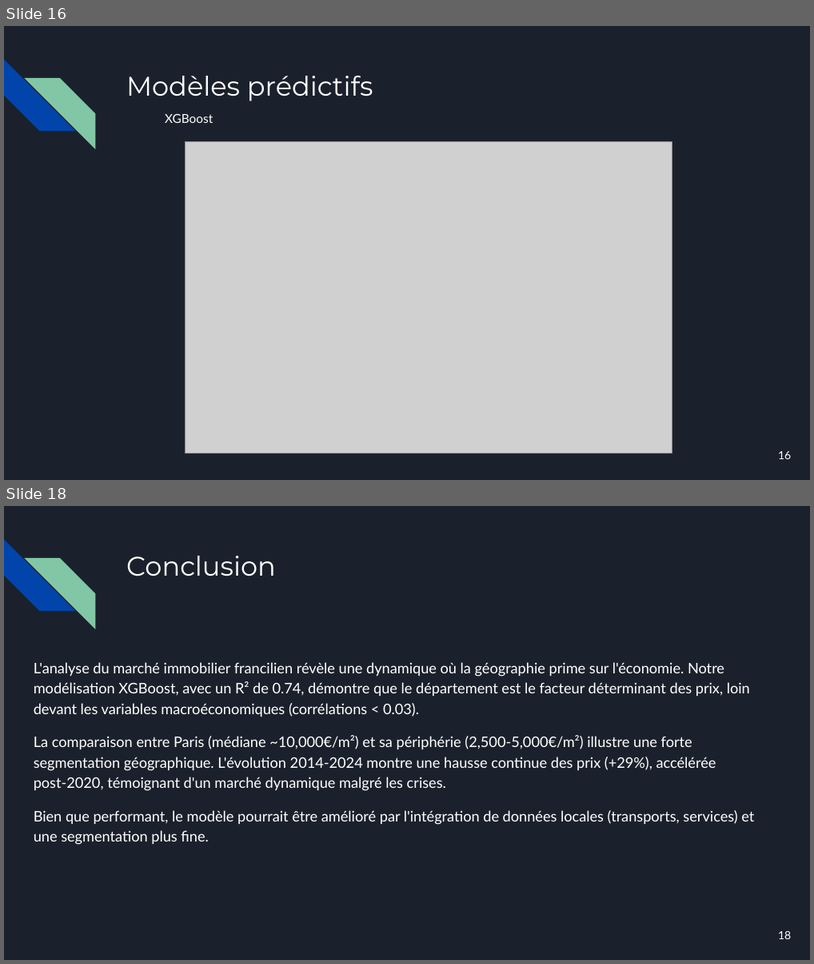
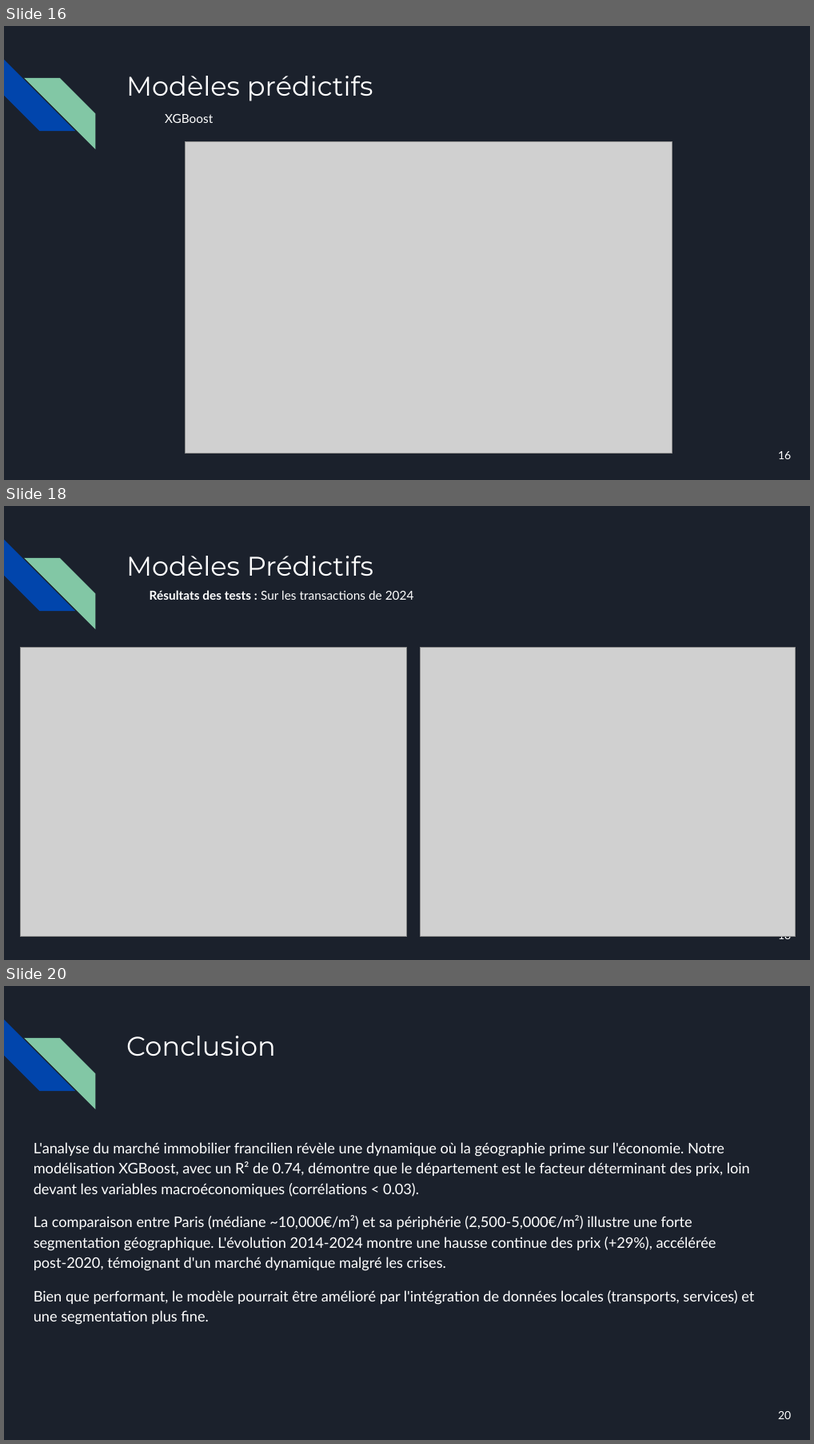
Before and after one commit to Papushkado/Real-Estate-predictions, a slide deck: Machine_Learning_ISUP.pptx. Shown one above the other, each under a label of ours: slides 16 and 18 before the commit, slides 16, 18 and 20 after it; the slides between them are not shown. The pictures are 814x964 and 814x1444 pixels, drawn with LibreOffice and Linux fonts; fonts in the diff are those of the drawing; grey boxes stand for pictures. Boxes give left, top, right and bottom in pixels: in the first picture for what was removed or moved away, otherwise in the second. Text is boxed around its words. In the diff, an @@ line names an element or a change of style, - is before the commit and + after.

```diff
--- a/Machine_Learning_ISUP.pptx
+++ b/Machine_Learning_ISUP.pptx
@@ slide 18 added at (4, 506, 810, 960), background #1B212C; not listed: 2 template elements that a slide beside it also shows @@
@@ title added at (126, 556, 374, 576), 24 pt, text #FFFFFF @@
+Modèles Prédictifs
@@ text added at (150, 590, 414, 600), 11 pt, text #FFFFFF @@
+Résultats des tests : Sur les transactions de 2024
@@ picture added at (20, 647, 407, 936) @@
@@ picture added at (421, 647, 796, 936) @@
@@ page number added at (778, 936, 791, 941), 10 pt, text #FFFFFF @@
+18
@@ what was slide 18 is now slide 20 @@
@@ page number at (778, 1411, 791, 1419): text changed @@
-18
+20
```
Also in this commit, not shown: 2 slides changed, 1 other slide added, 1 other file.
